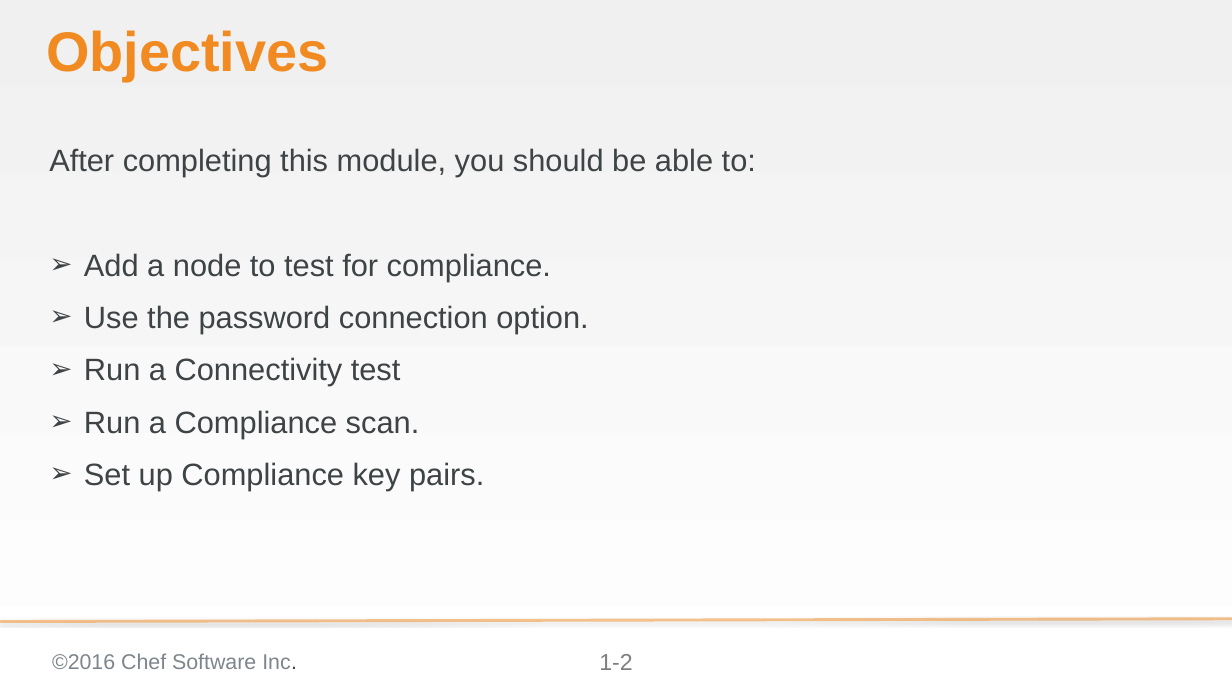
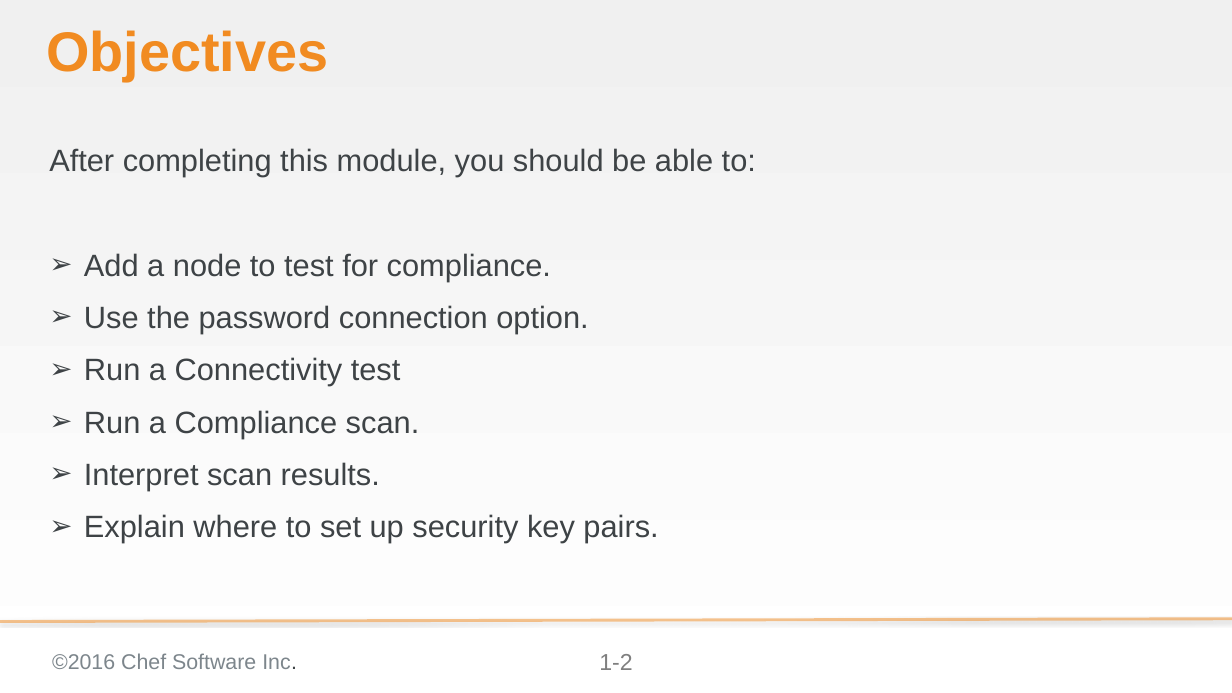
Before and after one commit to bchamby/chef-compliance-installation-configuration-operation, a slide deck: slide 2 of 03-initial-configuration-scans.pptx. Drawn at 1232x693 pixels with LibreOffice and Linux fonts; fonts in the diff are those of the drawing; background and template pictures are left out. Boxes give left, top, right and bottom in pixels: in the first picture for what was removed or moved away, otherwise in the second. Text is boxed around its words. In the diff, an @@ line names an element or a change of style, - is before the commit and + after.

```diff
--- a/03-initial-configuration-scans.pptx
+++ b/03-initial-configuration-scans.pptx
@@ text at [84,462,658,543]: text changed @@
-➢ Set up Compliance key pairs.
+➢ Interpret scan results.
+➢ Explain where to set up security key pairs.
```
Also in this commit, not shown: 3 other slides changed, 7 slides added, 1 slide removed.
